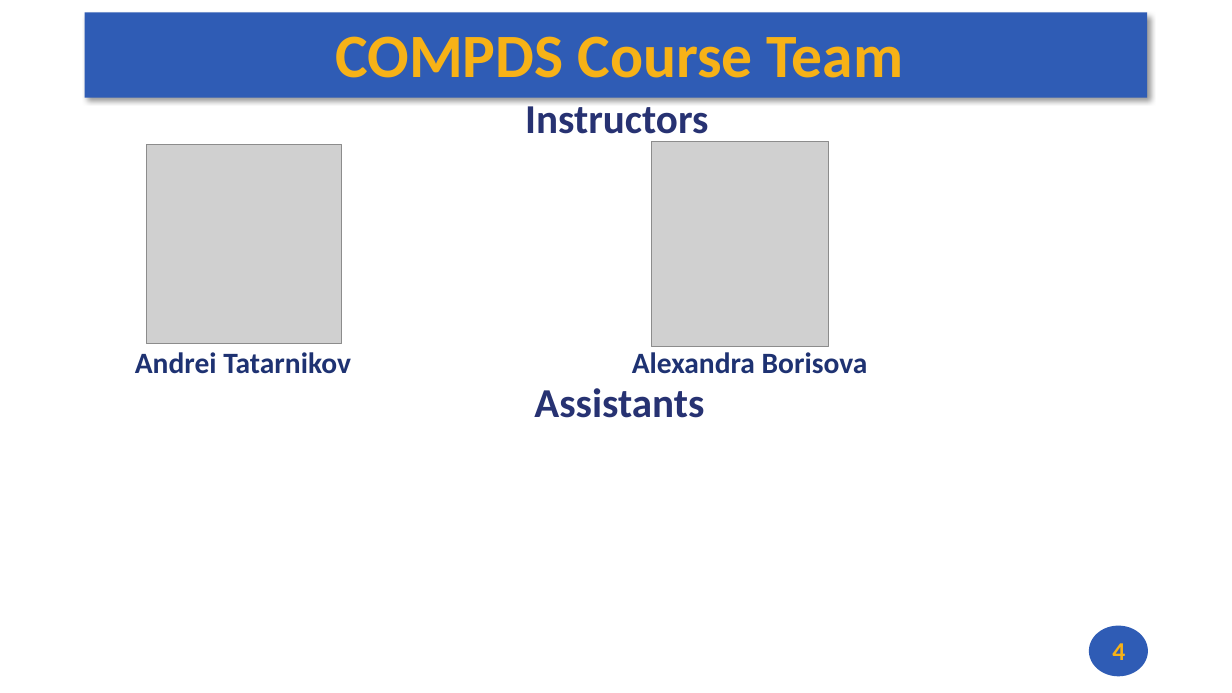
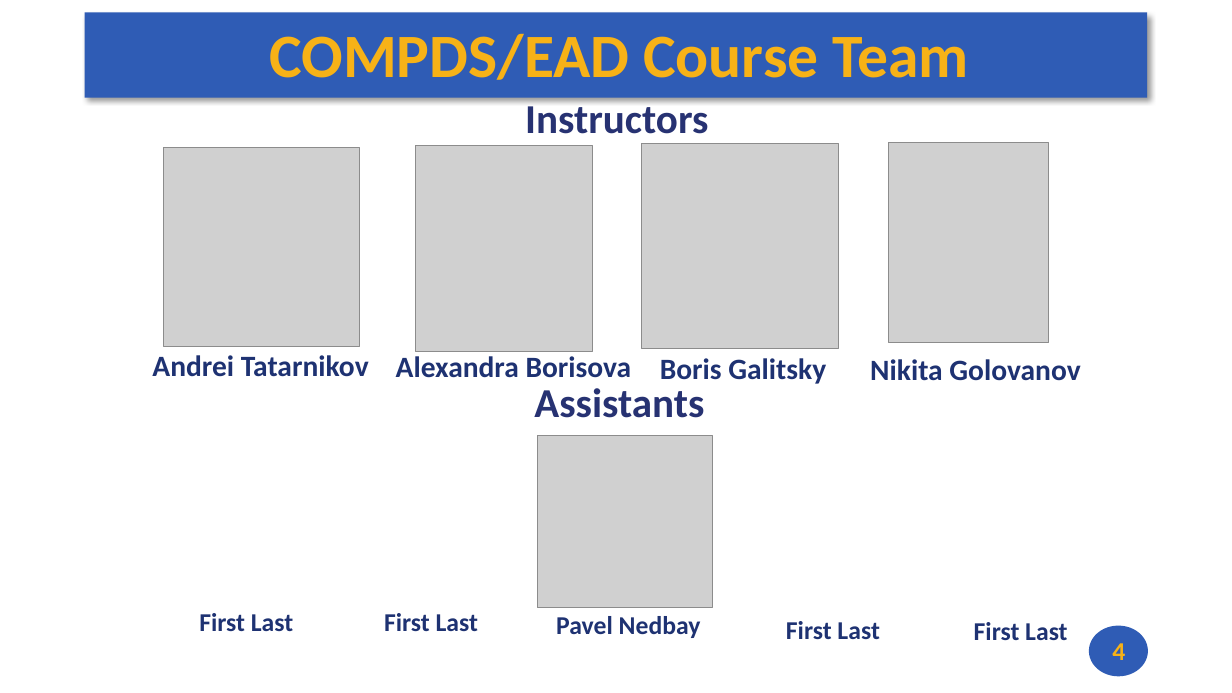
Before and after one commit to andrewt0301/hse-acos-course, a slide deck: slide 4 of docs/part1ca/01_Introduction/CA_Lecture_01.pptx. Drawn at 1232x693 pixels with LibreOffice and Linux fonts; fonts in the diff are those of the drawing; grey boxes stand for pictures. Boxes give left, top, right and bottom in pixels: in the first picture for what was removed or moved away, otherwise in the second. Text is boxed around its words. In the diff, an @@ line names an element or a change of style, - is before the commit and + after.

Commit message:
Lecture 1 up

```diff
--- a/docs/part1ca/01_Introduction/CA_Lecture_01.pptx
+++ b/docs/part1ca/01_Introduction/CA_Lecture_01.pptx
@@ title at [269,34,969,80]: text changed @@
-COMPDS Course Team
+COMPDS/EAD Course Team
@@ picture: place and size @@
-picture at [146,144,342,344]
+picture at [164,147,360,347]
@@ picture: place and size @@
-picture at [652,141,829,347]
+picture at [415,146,592,351]
@@ picture added at [641,143,839,348] @@
@@ picture added at [889,142,1049,343] @@
@@ text "Andrei Tatarnikov": place and size @@
-text "Andrei Tatarnikov" at [135,352,351,374]
+text "Andrei Tatarnikov" at [152,355,369,377]
@@ text "Alexandra Borisova": place and size @@
-text "Alexandra Borisova" at [632,352,868,374]
+text "Alexandra Borisova" at [396,356,632,378]
@@ text added at [660,358,826,384], 23 pt, text #1E3272, bold @@
+Boris Galitsky
@@ text added at [870,359,1080,381], 23 pt, text #1E3272, bold @@
+Nikita Golovanov
@@ picture added at [538,435,713,608] @@
@@ text added at [199,613,293,631], 20 pt, text #1E3272, bold @@
+First Last
@@ text added at [384,613,478,631], 20 pt, text #1E3272, bold @@
+First Last
@@ text added at [556,616,701,638], 20 pt, text #1E3272, bold @@
+Pavel Nedbay
@@ text added at [786,621,879,639], 20 pt, text #1E3272, bold @@
+First Last
@@ text added at [974,622,1067,640], 20 pt, text #1E3272, bold @@
+First Last
```
Also in this commit, not shown: 1 other slide changed, 1 other file.
